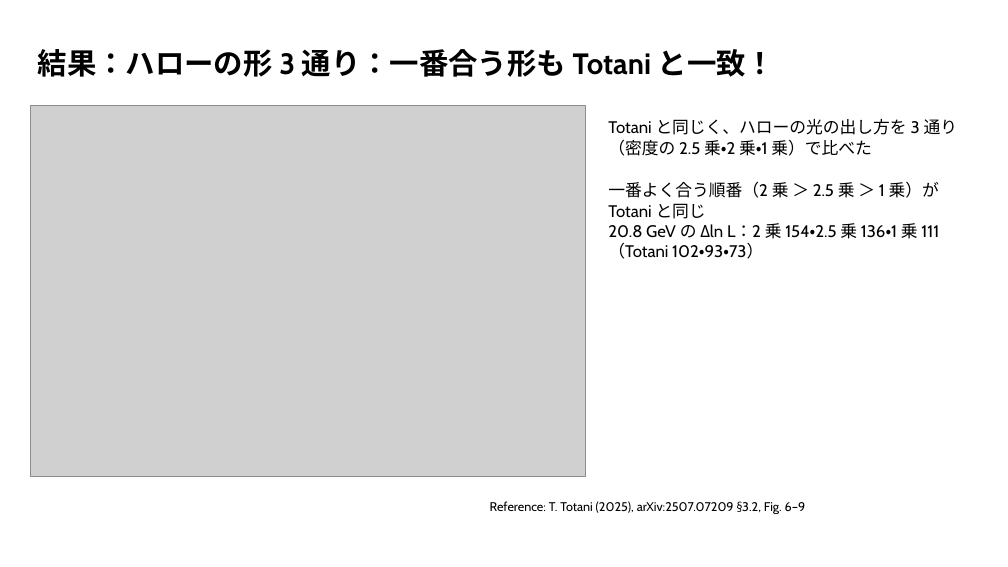
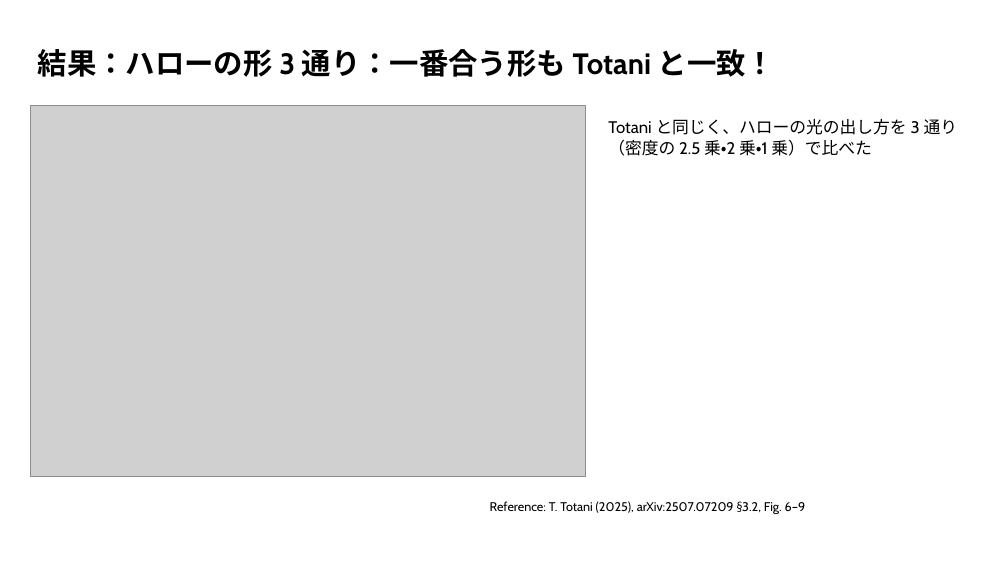
Before and after one commit to Mikann20041029/darkmatter-slides, a slide deck: slide 20 of slides/2026-10-03_研究進捗報告_claude_夕方版.pptx. Drawn at 1008x567 pixels with LibreOffice and Linux fonts; fonts in the diff are those of the drawing; grey boxes stand for pictures. Boxes give left, top, right and bottom in pixels: in the first picture for what was removed or moved away, otherwise in the second. Text is boxed around its words. In the diff, an @@ line names an element or a change of style, - is before the commit and + after.

Commit message:
slides: 本人の編集版を更新 (10-05 14:51)

```diff
--- a/slides/2026-10-03_研究進捗報告_claude_夕方版.pptx
+++ b/slides/2026-10-03_研究進捗報告_claude_夕方版.pptx
@@ text at [608,181,939,259]: paragraphs removed @@
-一番よく合う順番（2 乗 ＞ 2.5 乗 ＞ 1 乗）が Totani と同じ
-20.8 GeV の Δln L：2 乗 154・2.5 乗 136・1 乗 111（Totani 102・93・73）
```
